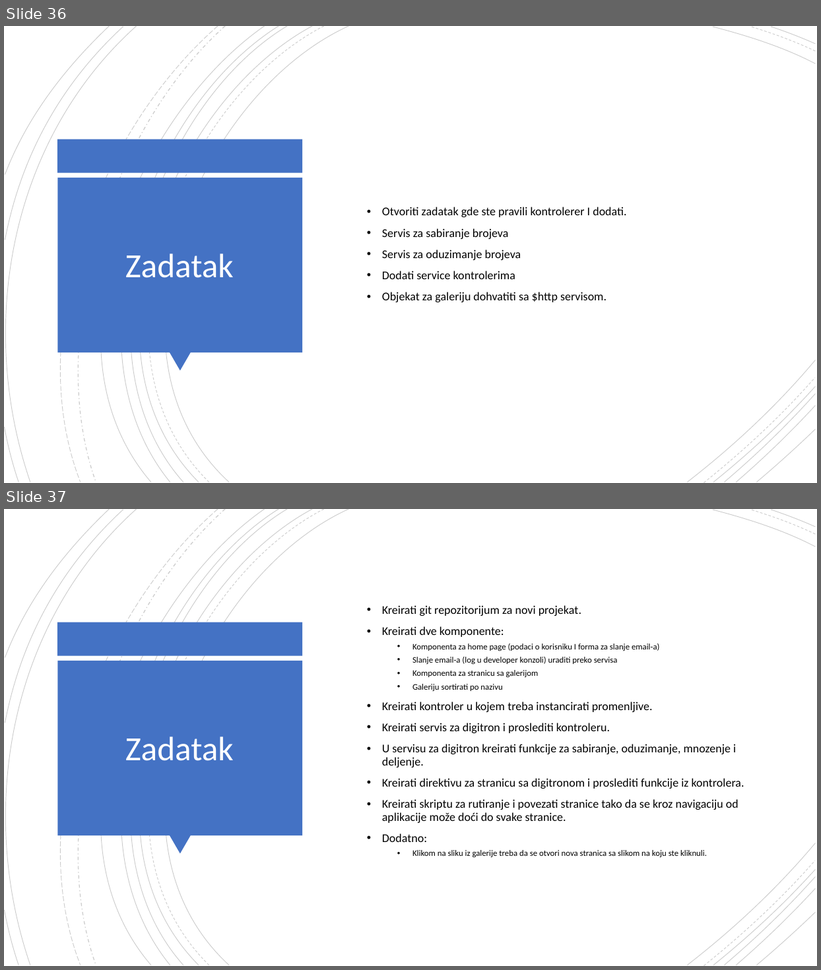
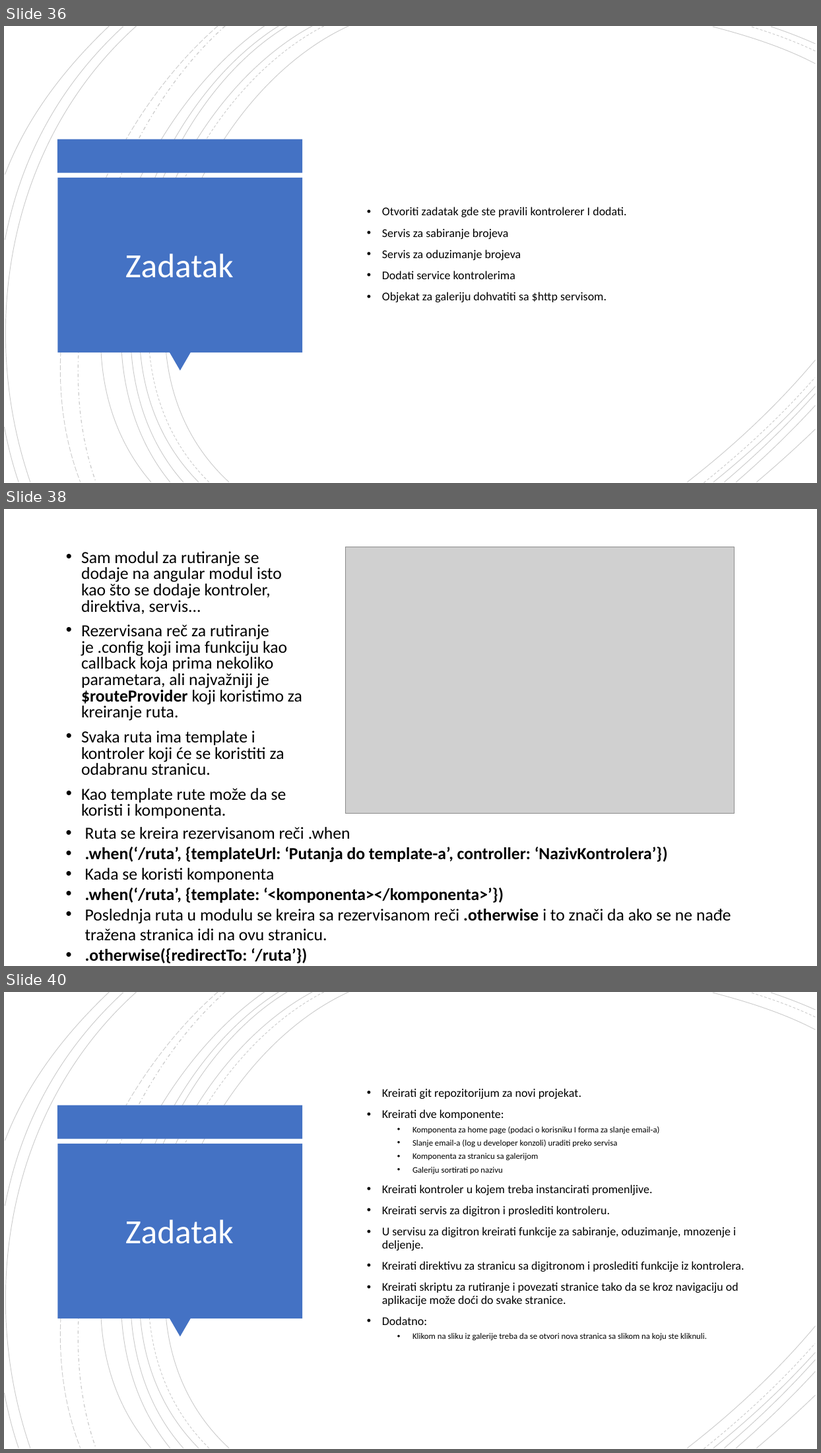
Before and after one commit to daniloMogin/kurs, a slide deck: AngularJS.pptx. Shown one above the other, each under a label of ours: slides 36 and 37 before the commit, slides 36, 38 and 40 after it; the slides between them are not shown. The pictures are 821x970 and 821x1453 pixels, drawn with LibreOffice and Linux fonts; fonts in the diff are those of the drawing; grey boxes stand for pictures. Boxes give left, top, right and bottom in pixels: in the first picture for what was removed or moved away, otherwise in the second. Text is boxed around its words. In the diff, an @@ line names an element or a change of style, - is before the commit and + after.

```diff
--- a/AngularJS.pptx
+++ b/AngularJS.pptx
@@ slide 38 added at box(4, 509, 817, 966), background #FFFFFF @@
@@ picture added at box(346, 547, 734, 814) @@
@@ text added at box(81, 551, 302, 819), 20 pt, text #000000 @@
+• Sam modul za rutiranje se dodaje na angular modul isto kao što se dodaje kontroler, direktiva, servis...
+• Rezervisana reč za rutiranje je .config koji ima funkciju kao callback koja prima nekoliko parametara, ali najvažniji je $routeProvider koji koristimo za kreiranje ruta.
+• Svaka ruta ima template i kontroler koji će se koristiti za odabranu stranicu.
+• Kao template rute može da se koristi i komponenta.
@@ text added at box(85, 827, 731, 964), 20 pt, text #000000, bold @@
+• Ruta se kreira rezervisanom reči .when
+• .when(‘/ruta’, {templateUrl: ‘Putanja do template-a’, controller: ‘NazivKontrolera’})
+• Kada se koristi komponenta
+• .when(‘/ruta’, {template: ‘<komponenta></komponenta>’})
+• Poslednja ruta u modulu se kreira sa rezervisanom reči .otherwise i to znači da ako se ne nađe tražena stranica idi na ovu stranicu.
+• .otherwise({redirectTo: ‘/ruta’})
@@ what was slide 37 is now slide 40 @@
```
Also in this commit, not shown: 2 other slides added, 7 other files.
